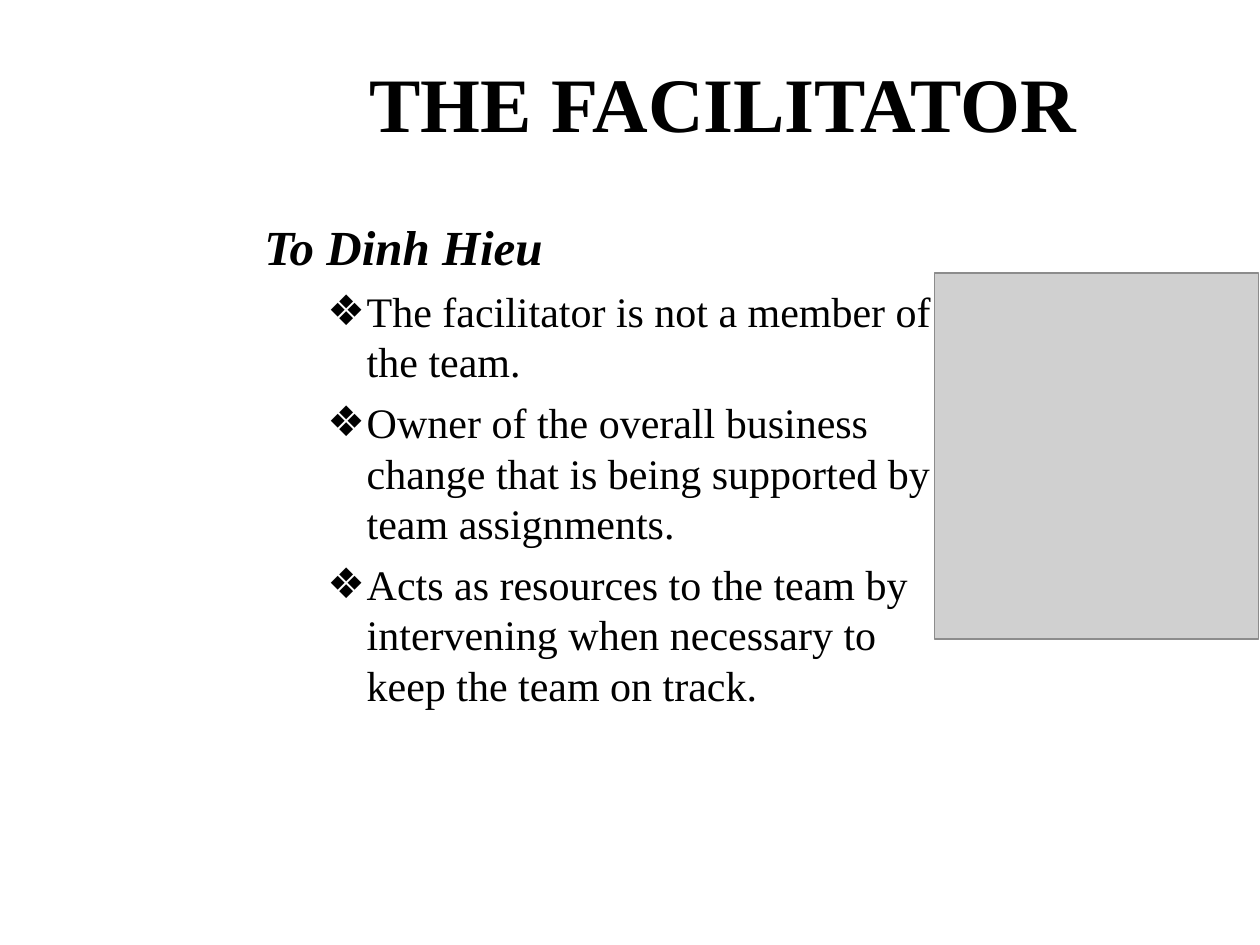
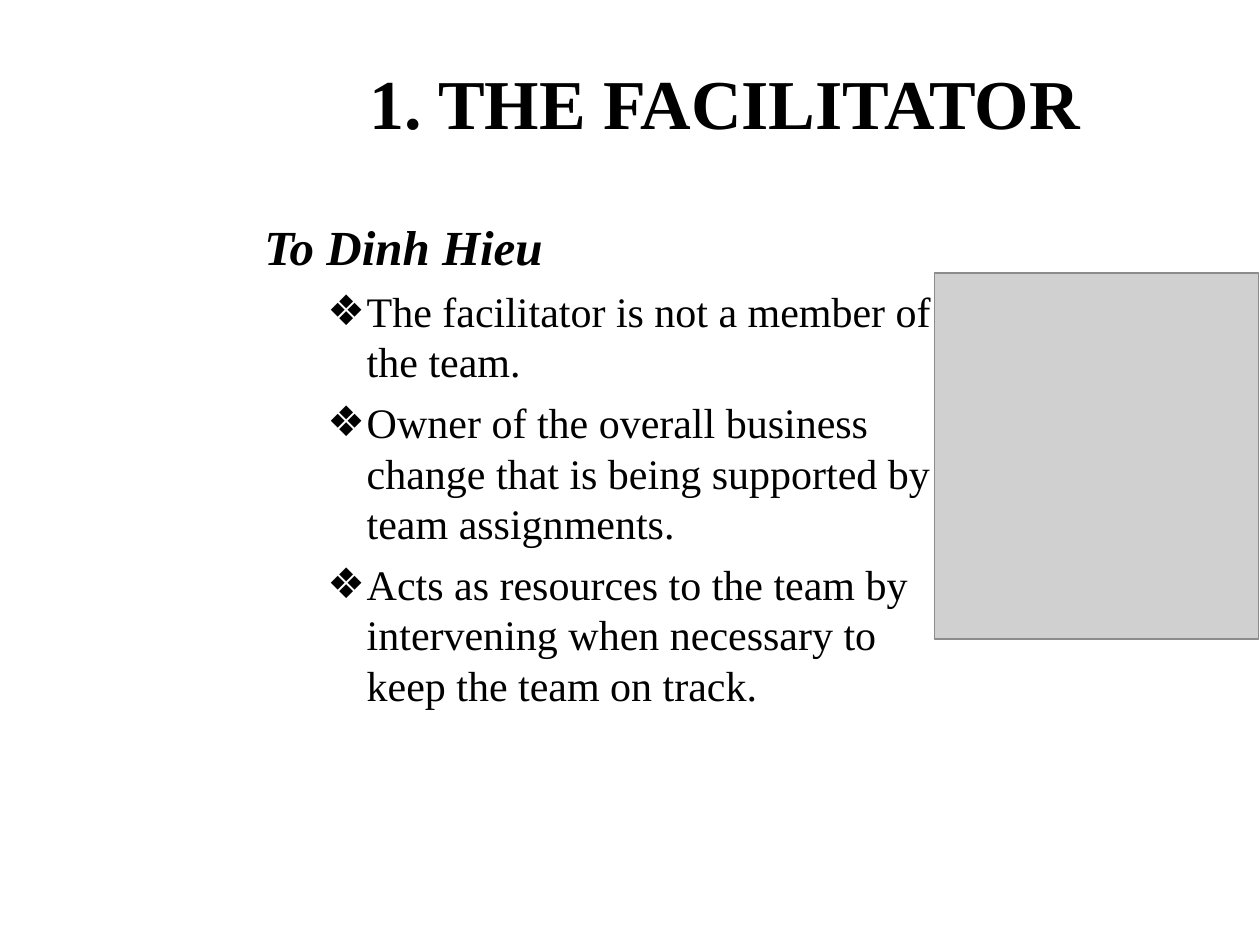
Before and after one commit to T138384/vlu-k15t1-team11, a slide deck: slide 7 of SMA - Software Measurement & Analysis/Asignment-01/K15T1-Team11-Team Assignment1/K15T1-Team11-Team Assignment1.ppt. Drawn at 1260x945 pixels with LibreOffice and Linux fonts; fonts in the diff are those of the drawing; grey boxes stand for pictures; background and template pictures are left out. Boxes give left, top, right and bottom in pixels: in the first picture for what was removed or moved away, otherwise in the second. Text is boxed around its words. In the diff, an @@ line names an element or a change of style, - is before the commit and + after.

```diff
--- a/SMA - Software Measurement & Analysis/Asignment-01/K15T1-Team11-Team Assignment1/K15T1-Team11-Team Assignment1.ppt
+++ b/SMA - Software Measurement & Analysis/Asignment-01/K15T1-Team11-Team Assignment1/K15T1-Team11-Team Assignment1.ppt
@@ title at bbox=[370, 82, 1079, 130]: text changed; size 44 to 40 pt @@
-THE FACILITATOR
+1. THE FACILITATOR
```
Also in this commit, not shown: 4 other slides changed.
